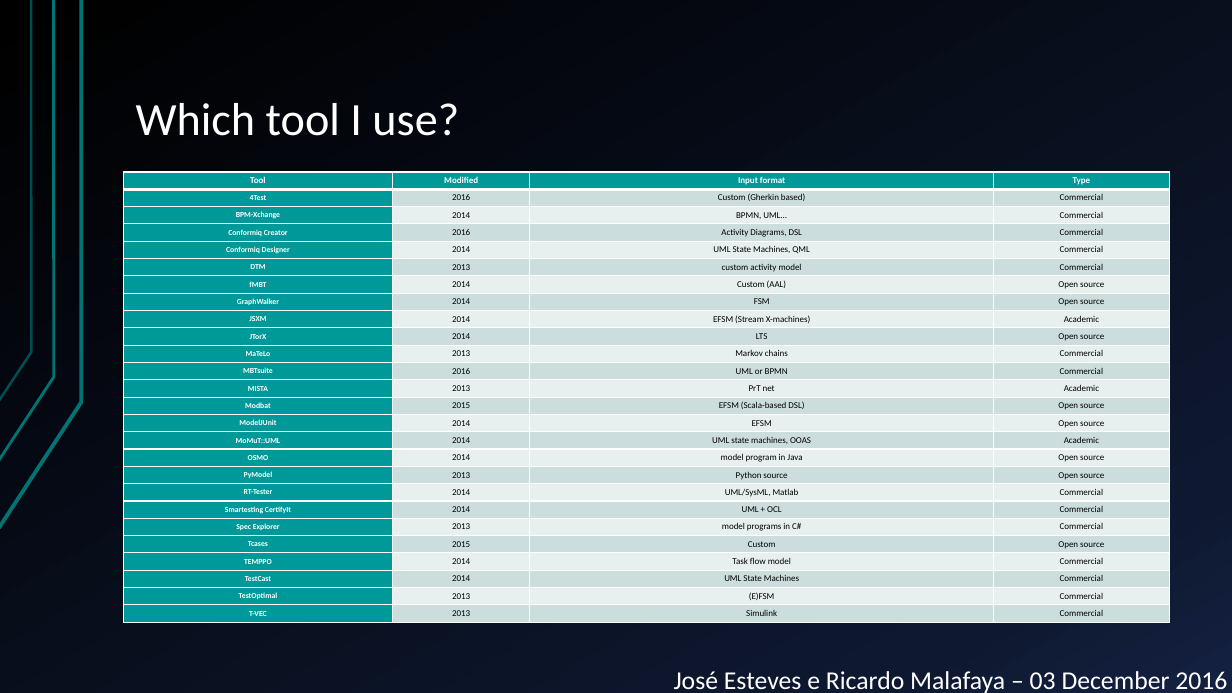
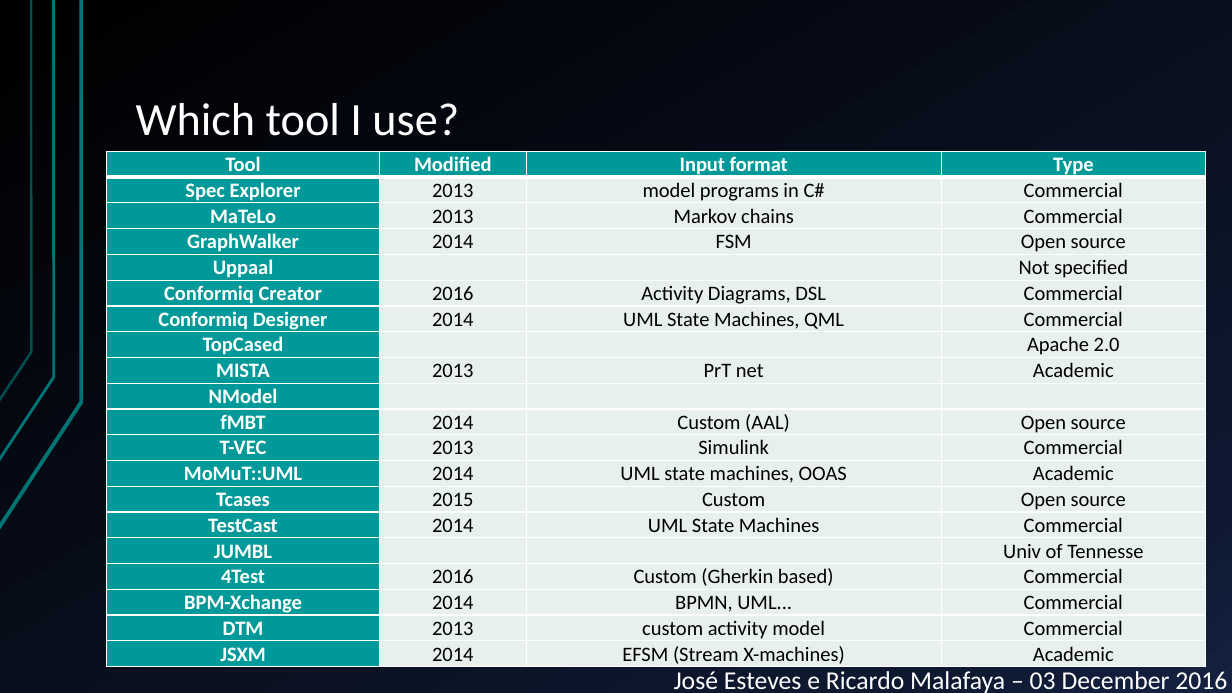
Before and after one commit to JGEsteves89/FEUP-MESW-TVVS-MBT, a slide deck: slide 7 of Presentation.pptx (slide 9 before the commit). Drawn at 1232x693 pixels with LibreOffice and Linux fonts; fonts in the diff are those of the drawing. Boxes give left, top, right and bottom in pixels: in the first picture for what was removed or moved away, otherwise in the second. Text is boxed around its words. In the diff, an @@ line names an element or a change of style, - is before the commit and + after.

```diff
--- a/Presentation.pptx
+++ b/Presentation.pptx
@@ table at (x1=106, y1=152, x2=1205, y2=668) @@
+row 2: Spec Explorer | 2013 | model programs in C# | Commercial
+row 3: MaTeLo | 2013 | Markov chains | Commercial
+row 4: GraphWalker | 2014 | FSM | Open source
+row 5: Uppaal |  |  | Not specified
+row 6: Conformiq Creator | 2016 | Activity Diagrams, DSL | Commercial
+row 7: Conformiq Designer | 2014 | UML State Machines, QML | Commercial
+row 8: TopCased |  |  | Apache 2.0
+row 9: MISTA | 2013 | PrT net | Academic
+row 10: NModel |  |  | 
+row 11: fMBT | 2014 | Custom (AAL) | Open source
+row 12: T-VEC | 2013 | Simulink | Commercial
+row 13: MoMuT::UML | 2014 | UML state machines, OOAS | Academic
+row 14: Tcases | 2015 | Custom | Open source
+row 15: TestCast | 2014 | UML State Machines | Commercial
+row 16: JUMBL |  |  | Univ of Tennesse
-row 4: Conformiq Creator | 2016 | Activity Diagrams, DSL | Commercial
-row 5: Conformiq Designer | 2014 | UML State Machines, QML | Commercial
-row 7: fMBT | 2014 | Custom (AAL) | Open source
-row 8: GraphWalker | 2014 | FSM | Open source
-row 10: JTorX | 2014 | LTS | Open source
-row 11: MaTeLo | 2013 | Markov chains | Commercial
-row 12: MBTsuite | 2016 | UML or BPMN | Commercial
-row 13: MISTA | 2013 | PrT net | Academic
-row 14: Modbat | 2015 | EFSM (Scala-based DSL) | Open source
-row 15: ModelJUnit | 2014 | EFSM | Open source
-row 16: MoMuT::UML | 2014 | UML state machines, OOAS | Academic
-row 17: OSMO | 2014 | model program in Java | Open source
-row 18: PyModel | 2013 | Python source | Open source
-row 19: RT-Tester | 2014 | UML/SysML, Matlab | Commercial
-row 20: Smartesting CertifyIt | 2014 | UML + OCL | Commercial
-row 21: Spec Explorer | 2013 | model programs in C# | Commercial
-row 22: Tcases | 2015 | Custom | Open source
-row 23: TEMPPO | 2014 | Task flow model | Commercial
-row 24: TestCast | 2014 | UML State Machines | Commercial
-row 25: TestOptimal | 2013 | (E)FSM | Commercial
-row 26: T-VEC | 2013 | Simulink | Commercial
@@ table resized from (x1=123, y1=172, x2=1169, y2=623) to (x1=106, y1=152, x2=1205, y2=668) @@
```
Also in this commit, not shown: 5 other slides changed, 2 slides removed.
